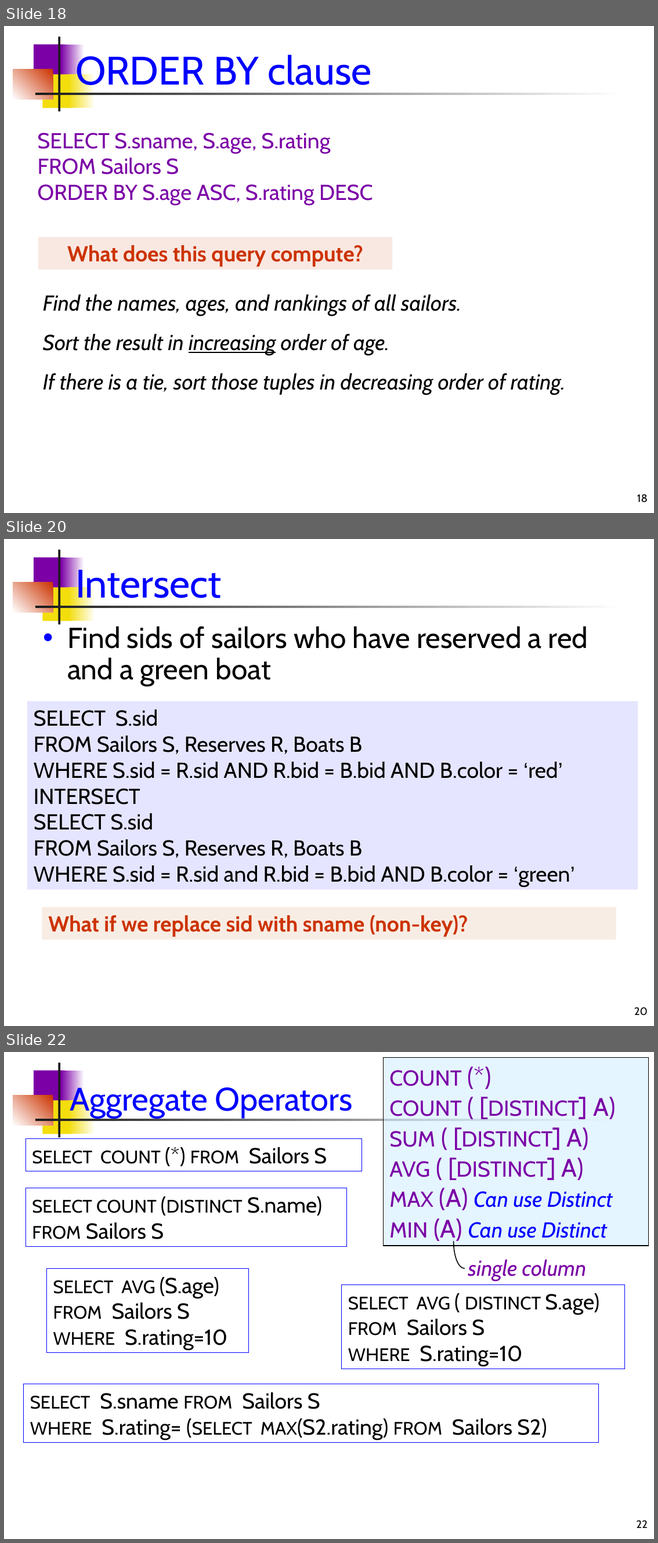
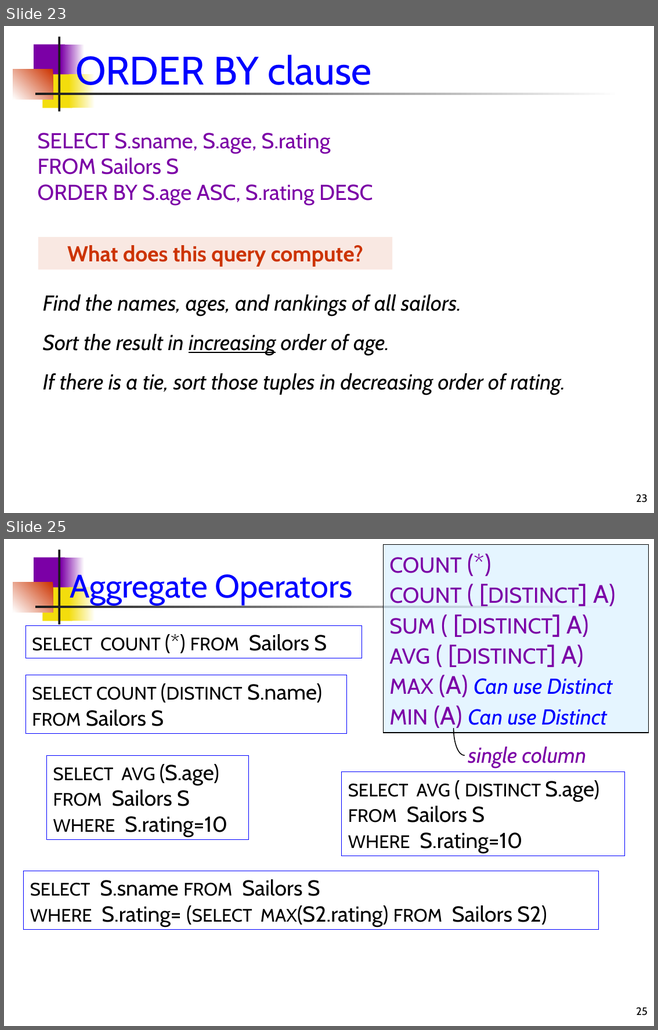
Before and after one commit to dssg/dssg-training-workshop-2015, a slide deck: slides/introductionToSQL.ppt. Shown one above the other, each under a label of ours: slides 18, 20 and 22 before the commit, slides 23 and 25 after it; the slides between them are not shown. The pictures are 658x1543 and 658x1030 pixels, drawn with LibreOffice and Linux fonts; fonts in the diff are those of the drawing. Boxes give left, top, right and bottom in pixels: in the first picture for what was removed or moved away, otherwise in the second. Text is boxed around its words. In the diff, an @@ line names an element or a change of style, - is before the commit and + after.

```diff
--- a/slides/introductionToSQL.ppt
+++ b/slides/introductionToSQL.ppt
@@ slide 20 removed at (4, 539, 654, 1026), background #FFFFFF; not listed: 7 template elements that a slide beside it also shows @@
@@ title removed at (75, 565, 221, 607) @@
-Intersect
@@ text removed at (67, 626, 587, 685) @@
-• Find sids of sailors who have reserved a red and a green boat
@@ rectangle removed at (27, 701, 638, 890) @@
-SELECT S.sid
-FROM Sailors S, Reserves R, Boats B
-WHERE S.sid = R.sid AND R.bid = B.bid AND B.color = ‘red’
-INTERSECT
-SELECT S.sid
-FROM Sailors S, Reserves R, Boats B
-WHERE S.sid = R.sid and R.bid = B.bid AND B.color = ‘green’
@@ rectangle removed at (42, 907, 615, 940) @@
-What if we replace sid with sname (non-key)?
@@ page number removed at (634, 1007, 647, 1016) @@
-20
@@ what was slide 18 is now slide 23 @@
@@ page number at (636, 494, 647, 503): text changed @@
-18
+23
@@ what was slide 22 is now slide 25 @@
@@ page number at (636, 1007, 647, 1016): text changed @@
-22
+25
```
Also in this commit, not shown: 1 slide changed, 11 slides added, 2 other slides removed, 2 other files.
